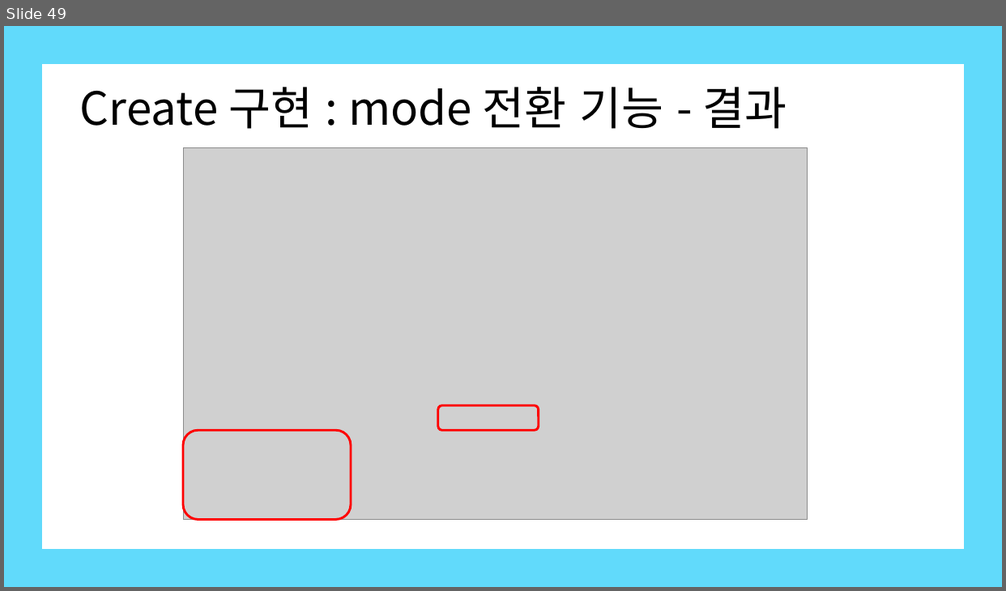
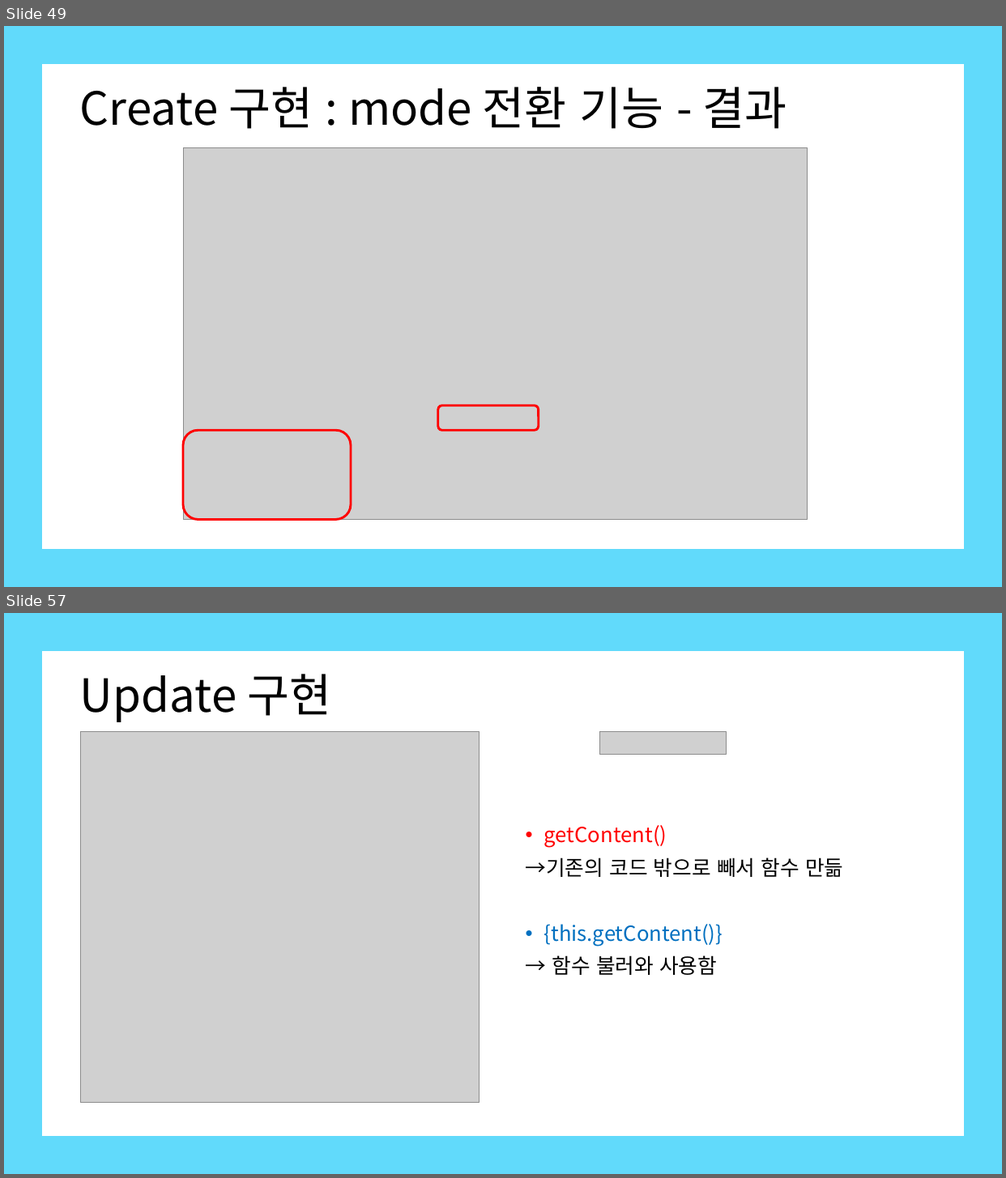
Before and after one commit to Kim-Ha-Jeong/ReactStudy, a slide deck: 생활코딩 - react.pptx. Shown one above the other, each under a label of ours: slide 49 before the commit, slides 49 and 57 after it; the slides between them are not shown. The pictures are 1006x591 and 1006x1178 pixels, drawn with LibreOffice and Linux fonts; fonts in the diff are those of the drawing; grey boxes stand for pictures. Boxes give left, top, right and bottom in pixels: in the first picture for what was removed or moved away, otherwise in the second. Text is boxed around its words. In the diff, an @@ line names an element or a change of style, - is before the commit and + after.

```diff
--- a/생활코딩 - react.pptx
+++ b/생활코딩 - react.pptx
@@ slide 57 added at (4, 613, 1002, 1174), background #FFFFFF @@
@@ title added at (80, 674, 331, 722), 44 pt, text #000000 @@
+Update 구현
@@ picture added at (81, 732, 479, 1103) @@
@@ picture added at (600, 732, 727, 755) @@
@@ text added at (526, 825, 843, 975), 20 pt, text #000000 @@
+• getContent()
+→기존의 코드 밖으로 빼서 함수 만듦
+• {this.getContent()}
+→ 함수 불러와 사용함
@@ group added at (4, 613, 1002, 1174): 4 rectangles @@
```
Also in this commit, not shown: 16 other slides added, 4 other files.
